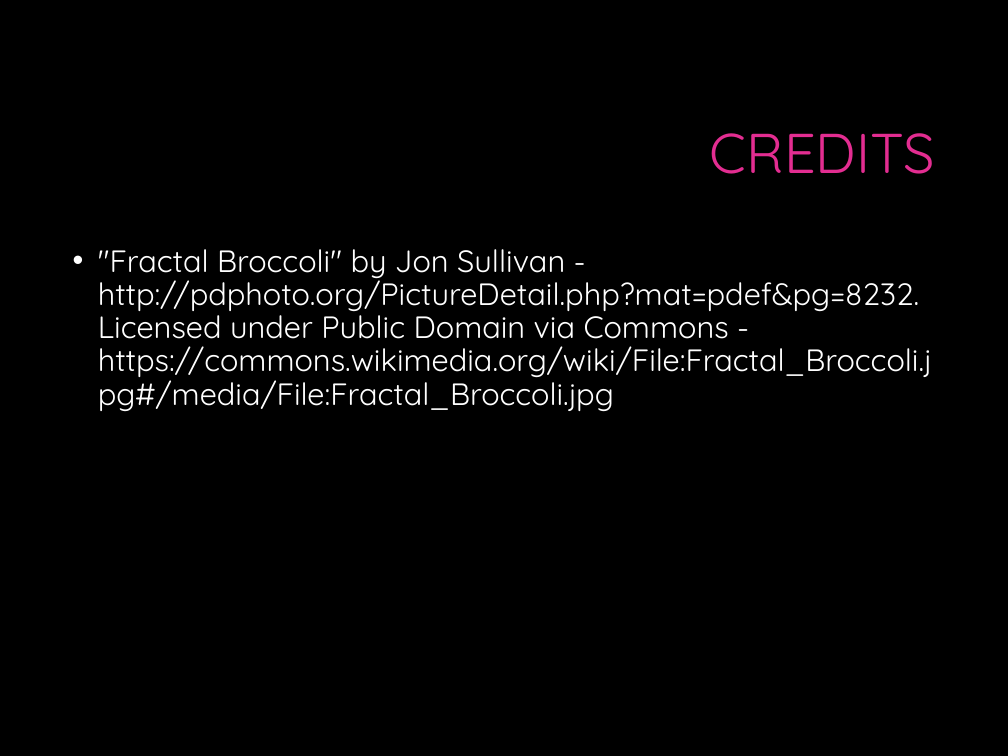
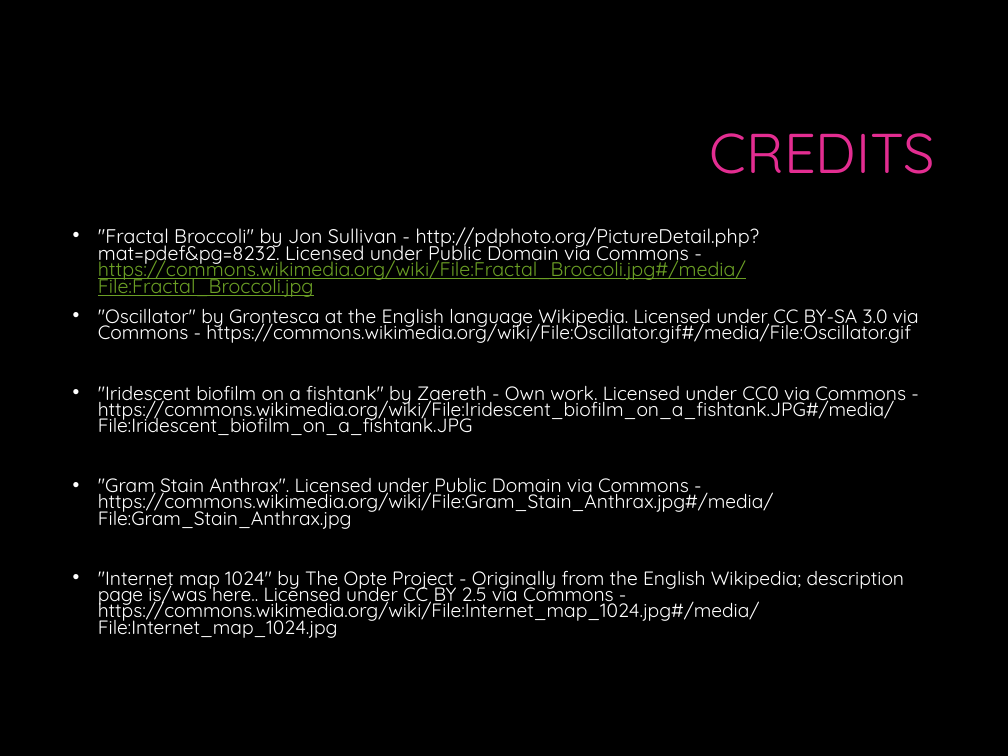
Before and after one commit to gcallah/indras_net, a slide deck: slide 14 of docs/Indra.pptx. Drawn at 1008x756 pixels with LibreOffice and Linux fonts; fonts in the diff are those of the drawing; background and template pictures are left out. Boxes give left, top, right and bottom in pixels: in the first picture for what was removed or moved away, otherwise in the second. Text is boxed around its words. In the diff, an @@ line names an element or a change of style, - is before the commit and + after.

```diff
--- a/docs/Indra.pptx
+++ b/docs/Indra.pptx
@@ text ""Fractal Broccoli" by Jon Sullivan ...": place and size @@
-text ""Fractal Broccoli" by Jon Sullivan ..." at [98,249,932,411]
+text ""Fractal Broccoli" by Jon Sullivan ..." at [98,227,919,638]
@@ text at [98,227,760,297]: size 31.3 to 20 pt in ""Fractal Broccoli" by Jon Sullivan - http://pdphoto.org/Pict ..."; text colour #FFFFFF to #6B9F25, underline on in "https://commons.wikimedia.org/wiki/File:Fractal_Broccoli.jpg ..."; line spacing 0.9 to 0.7 @@
@@ text at [98,309,919,638]: paragraphs added @@
+• "Oscillator" by Grontesca at the English language Wikipedia. Licensed under CC BY-SA 3.0 via Commons - https://commons.wikimedia.org/wiki/File:Oscillator.gif#/media/File:Oscillator.gif
+• "Iridescent biofilm on a fishtank" by Zaereth - Own work. Licensed under CC0 via Commons - https://commons.wikimedia.org/wiki/File:Iridescent_biofilm_on_a_fishtank.JPG#/media/File:Iridescent_biofilm_on_a_fishtank.JPG
+• "Gram Stain Anthrax". Licensed under Public Domain via Commons - https://commons.wikimedia.org/wiki/File:Gram_Stain_Anthrax.jpg#/media/File:Gram_Stain_Anthrax.jpg
+• "Internet map 1024" by The Opte Project - Originally from the English Wikipedia; description page is/was here.. Licensed under CC BY 2.5 via Commons - https://commons.wikimedia.org/wiki/File:Internet_map_1024.jpg#/media/File:Internet_map_1024.jpg
```
Also in this commit, not shown: 1 slide added.
